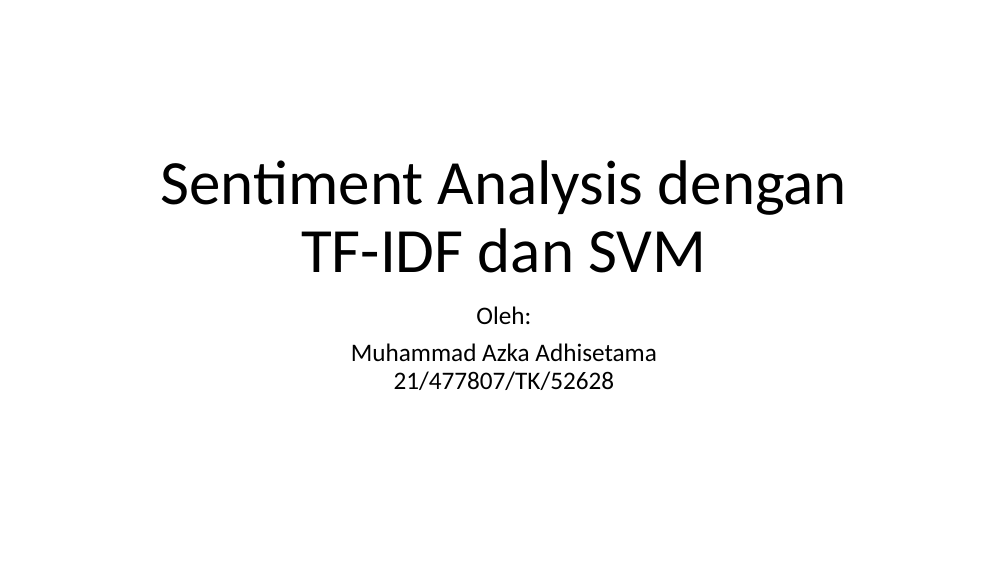
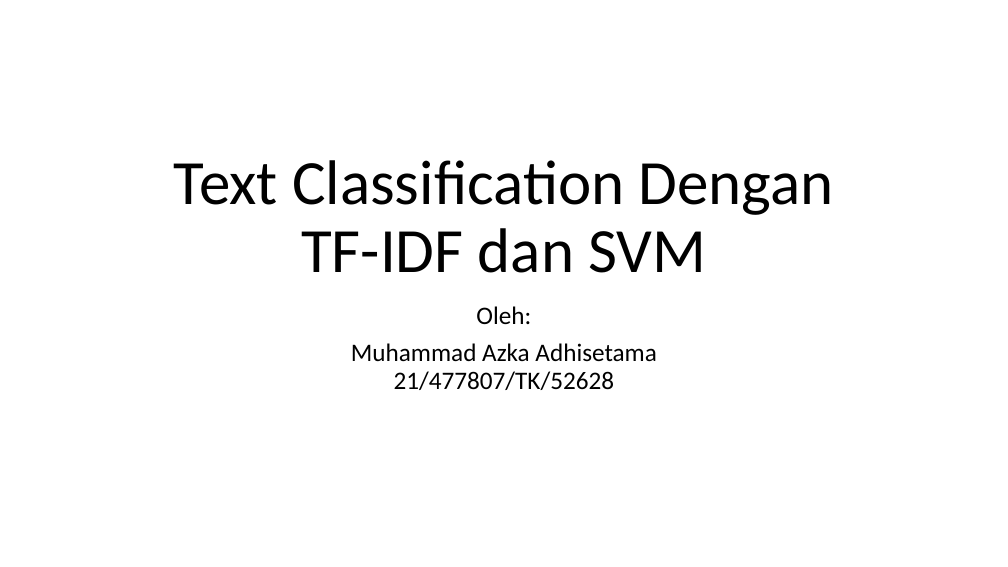
Before and after one commit to Adhisetama/tugas-sentiment-analysis-tfidf-svm, a slide deck: slide 1 of Sentiment Analysis dengan TF-IDF dan SVM.pptx. Drawn at 1008x567 pixels with LibreOffice and Linux fonts; fonts in the diff are those of the drawing. Boxes give left, top, right and bottom in pixels: in the first picture for what was removed or moved away, otherwise in the second. Text is boxed around its words. In the diff, an @@ line names an element or a change of style, - is before the commit and + after.

```diff
--- a/Sentiment Analysis dengan TF-IDF dan SVM.pptx
+++ b/Sentiment Analysis dengan TF-IDF dan SVM.pptx
@@ title at (x1=174, y1=160, x2=834, y2=273): text changed @@
-Sentiment Analysis dengan TF-IDF dan SVM
+Text Classification Dengan TF-IDF dan SVM
```
Also in this commit, not shown: 1 other slide changed, 6 slides added, 1 other file.
